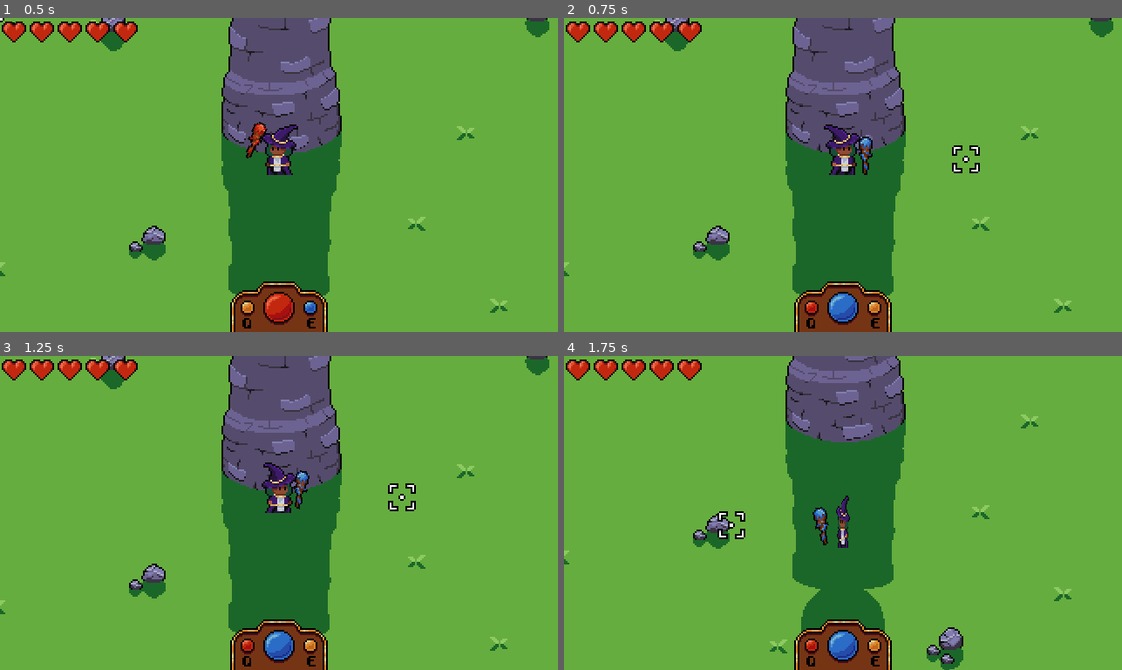
Above: before the commit, frames 1-4 (two rows, left to right).
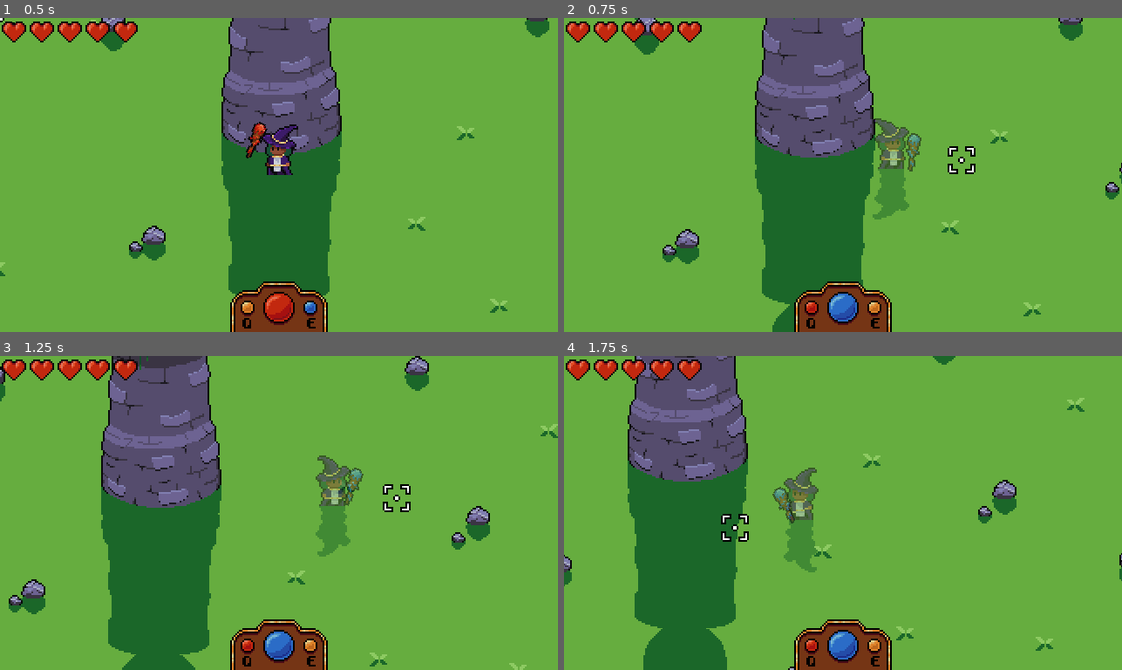
Above: after the commit, the same moments.

Repository: Triceru179/GameJam5
Game: Godot game, scene res://Main.tscn
The game is run twice, just before and just after one commit, with the same random seed, the same clock (stepped at 60 frames per second) and the same inputs.
Inputs (mouse positions are in pixels of both pictures, inside the frame that each line leads up to):
- Up to frame 1 (0.5 s): no input
- Up to frame 2 (0.75 s): tap Enter (action_accept) at 0.5 s; move the mouse to (965, 159) at 0.52 s; hold E (action_color_swap_right) from 0.53 s (still down); hold Right mouse button (action_dash, bound only after the commi… from 0.53 s (still down)
- Up to frame 3 (1.25 s): keep holding E (action_color_swap_right); keep holding Right mouse button (action_dash, bound only after the commi…
- Up to frame 4 (1.75 s): move the mouse to (731, 528) at 1.27 s; release E (action_color_swap_right) at 1.28 s; release Right mouse button (action_dash, bound only after the commi… at 1.28 s; hold S (action_down) from 1.28 s (still down); tap Enter (action_accept) at 1.35 s; right-click (731, 528) at 1.55 s

Frame 1 is identical in both runs. In frame 2, 17% of the frame differs, in the area x 0-100%, y 0-100%; in frame 3, 38%; in frame 4, 36%.

Commit message:
Added dash

Diff:
--- a/actors/actor.gd
+++ b/actors/actor.gd
@@ -20,8 +20,6 @@
 func _flip(value: float):
 	Globals.flip(body_pivot, value, Vector2.RIGHT, 0.7)
 
-
-
 func _on_Hurtbox_area_entered(area):
 	if !$InvincibilityTimer.is_stopped():
 		return
--- a/actors/enemies/slime/slime_behaviour.gd
+++ b/actors/enemies/slime/slime_behaviour.gd
@@ -29,9 +29,6 @@
 			if anim_player.current_animation != Globals.ANIM_PREPARE:
 				anim_player.play(Globals.ANIM_PREPARE)
 
-			if player_detector.player != null:
-				jump_direction = -player_detector.get_player_direction_to(self.global_position)
-
 		State.ATTACK:
 			if anim_player.current_animation != Globals.ANIM_ATTACK:
 				anim_player.play(Globals.ANIM_ATTACK)
@@ -46,6 +43,10 @@
 
 			var _er = move_and_slide(actor_data.max_speed * jump_direction)
 
+func get_jump_direction():
+	if player_detector.player != null:
+		jump_direction = -player_detector.get_player_direction_to(self.global_position)
+
 func reset_jump_direction():
 	jump_direction = Vector2.ZERO
 
--- a/actors/player/Player.tscn
+++ b/actors/player/Player.tscn
@@ -177,4 +177,16 @@
 [node name="BodyPaletteSwapper" parent="." index="10"]
 palette_default = ExtResource( 1 )
 
+[node name="DashCooldown" type="Timer" parent="." index="11"]
+wait_time = 0.3
+one_shot = true
+
+[node name="DashDuration" type="Timer" parent="." index="12"]
+wait_time = 0.2
+one_shot = true
+
+[node name="DashInputBuffer" type="Timer" parent="." index="13"]
+wait_time = 0.15
+one_shot = true
+
 [editable path="Hurtbox"]
--- a/actors/player/player.gd
+++ b/actors/player/player.gd
@@ -6,16 +6,23 @@
 enum State {
 	IDLE,
 	MOVE,
-	STAGGER,
+	DASH,
 }
 
+const COLOR_DEFAULT = Color(1.0, 1.0, 1.0, 1.0)
+const COLOR_TRASPARENT = Color(1.0, 1.0, 1.0, 0.5)
 const WEAPON_DISTANCE = 13
+const DASH_SPEED = 252
 
 var look_direction := Vector2.ZERO
+var dash_direction := Vector2.ZERO
 var velocity := Vector2.ZERO
 var input_vector := Vector2.ZERO
 var current_state: int = State.IDLE
 
+onready var dash_input_buffer := $DashInputBuffer
+onready var dash_duration_timer := $DashDuration
+onready var dash_cooldown_timer := $DashCooldown
 onready var weapon_anchor := $Pivot/WeaponPivot/Anchor
 onready var weapon_pivot := $Pivot/WeaponPivot
 onready var weapon_sprite := $Pivot/WeaponPivot/Weapon
@@ -29,17 +36,18 @@
 	$BodyPaletteSwapper.change_palette(Globals.Colors.DEFAULT)
 
 func _process(_delta):
+	look_direction = (get_global_mouse_position() - body_pivot.global_position).normalized()
+
+	if Input.is_action_pressed("action_dash"):
+		dash_input_buffer.start()
+
 	if (Input.is_action_just_pressed(Globals.ACTION_COLOR_SWAP_LEFT)):
 		_cycle_color(-1)
 	elif (Input.is_action_just_pressed(Globals.ACTION_COLOR_SWAP_RIGHT)):
 		_cycle_color(1)
 
-	_update_look_direction()
 	_rotate_weapon()
-
-	if (Input.is_action_pressed(Globals.ACTION_ATTACK_1)
-			&& attack_cooldown_timer.is_stopped()):
-		attack()
+	_try_dash()
 
 func _physics_process(_delta):
 	_get_input()
@@ -50,6 +58,7 @@
 				anim_player.play(Globals.ANIM_IDLE)
 
 			_idle_logic()
+			_try_attack()
 
 			if input_vector != Vector2.ZERO:
 				current_state = State.MOVE
@@ -59,9 +68,19 @@
 				anim_player.play(Globals.ANIM_WALK)
 
 			_move_logic()
+			_try_attack()
 
 			if velocity.length_squared() == 0:
 				current_state = State.IDLE
+
+		State.DASH:
+			_flip(dash_direction.x)
+			move_and_slide(dash_direction * DASH_SPEED)
+
+			dash_cooldown_timer.start()
+			if dash_duration_timer.is_stopped():
+				current_state = State.MOVE
+				$Pivot.modulate = COLOR_DEFAULT
 
 func _cycle_color(value: int):
 	var index = current_color_index
@@ -90,9 +109,6 @@
 		Globals.CollisionLayers.PlayerHitbox, current_color_index)
 
 	_restart_timer()
-
-func _update_look_direction():
-	look_direction = (get_global_mouse_position() - body_pivot.global_position).normalized()
 
 func _get_input():
 	input_vector.x = Input.get_action_strength(Globals.ACTION_RIGHT) - Input.get_action_strength(Globals.ACTION_LEFT)
@@ -127,6 +143,26 @@
 
 	velocity = move_and_slide(velocity)
 
+func _try_dash():
+	if (!dash_input_buffer.is_stopped() && dash_cooldown_timer.is_stopped()
+			&& dash_duration_timer.is_stopped()):
+
+		dash_direction = look_direction
+		if dash_direction == Vector2.ZERO:
+			dash_direction = Vector2(sign(body_pivot.scale.x), 0)
+
+		$Pivot.modulate = COLOR_TRASPARENT
+
+		dash_duration_timer.start()
+		$InvincibilityTimer.start(dash_duration_timer.wait_time)
+
+		current_state = State.DASH
+
+func _try_attack():
+	if (Input.is_action_pressed(Globals.ACTION_ATTACK_1)
+			&& attack_cooldown_timer.is_stopped()):
+		attack()
+
 func _on_Health_changed(current_health):
 	emit_signal("damaged", current_health)
 
--- a/autoload/globals.gd
+++ b/autoload/globals.gd
@@ -24,6 +24,7 @@
 const ACTION_ATTACK_1 = "action_primary_attack"
 const ACTION_COLOR_SWAP_RIGHT = "action_color_swap_right"
 const ACTION_COLOR_SWAP_LEFT = "action_color_swap_left"
+const ACTION_DASH = "action_dash"
 
 const ANIM_IDLE = "idle"
 const ANIM_WALK = "walk"
--- a/project.godot
+++ b/project.godot
@@ -135,25 +135,21 @@
 action_up={
 "deadzone": 0.5,
 "events": [ Object(InputEventKey,"resource_local_to_scene":false,"resource_name":"","device":0,"alt":false,"shift":false,"control":false,"meta":false,"command":false,"pressed":false,"scancode":87,"unicode":0,"echo":false,"script":null)
-, Object(InputEventKey,"resource_local_to_scene":false,"resource_name":"","device":0,"alt":false,"shift":false,"control":false,"meta":false,"command":false,"pressed":false,"scancode":16777232,"unicode":0,"echo":false,"script":null)
  ]
 }
 action_down={
 "deadzone": 0.5,
 "events": [ Object(InputEventKey,"resource_local_to_scene":false,"resource_name":"","device":0,"alt":false,"shift":false,"control":false,"meta":false,"command":false,"pressed":false,"scancode":83,"unicode":0,"echo":false,"script":null)
-, Object(InputEventKey,"resource_local_to_scene":false,"resource_name":"","device":0,"alt":false,"shift":false,"control":false,"meta":false,"command":false,"pressed":false,"scancode":16777234,"unicode":0,"echo":false,"script":null)
  ]
 }
 action_right={
 "deadzone": 0.5,
 "events": [ Object(InputEventKey,"resource_local_to_scene":false,"resource_name":"","device":0,"alt":false,"shift":false,"control":false,"meta":false,"command":false,"pressed":false,"scancode":68,"unicode":0,"echo":false,"script":null)
-, Object(InputEventKey,"resource_local_to_scene":false,"resource_name":"","device":0,"alt":false,"shift":false,"control":false,"meta":false,"command":false,"pressed":false,"scancode":16777233,"unicode":0,"echo":false,"script":null)
  ]
 }
 action_left={
 "deadzone": 0.5,
 "events": [ Object(InputEventKey,"resource_local_to_scene":false,"resource_name":"","device":0,"alt":false,"shift":false,"control":false,"meta":false,"command":false,"pressed":false,"scancode":65,"unicode":0,"echo":false,"script":null)
-, Object(InputEventKey,"resource_local_to_scene":false,"resource_name":"","device":0,"alt":false,"shift":false,"control":false,"meta":false,"command":false,"pressed":false,"scancode":16777231,"unicode":0,"echo":false,"script":null)
  ]
 }
 action_primary_attack={
@@ -176,6 +172,11 @@
 "events": [ Object(InputEventKey,"resource_local_to_scene":false,"resource_name":"","device":0,"alt":false,"shift":false,"control":false,"meta":false,"command":false,"pressed":false,"scancode":16777221,"unicode":0,"echo":false,"script":null)
  ]
 }
+action_dash={
+"deadzone": 0.5,
+"events": [ Object(InputEventMouseButton,"resource_local_to_scene":false,"resource_name":"","device":0,"alt":false,"shift":false,"control":false,"meta":false,"command":false,"button_mask":0,"position":Vector2( 0, 0 ),"global_position":Vector2( 0, 0 ),"factor":1.0,"button_index":2,"pressed":false,"doubleclick":false,"script":null)
+ ]
+}
 
 [layer_names]
 
